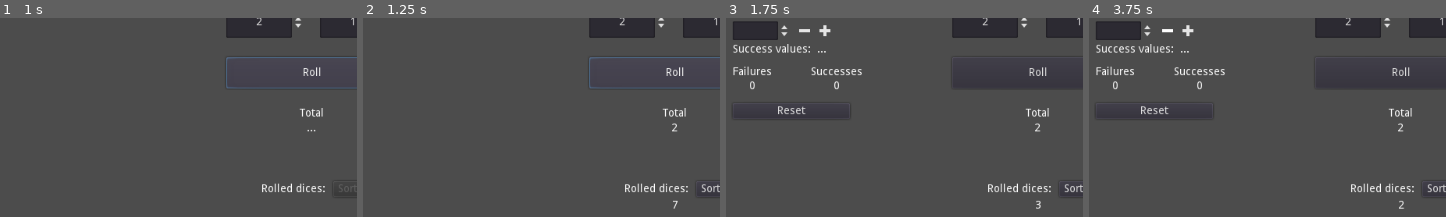
Above: before the commit, frames 1-4 (left to right).
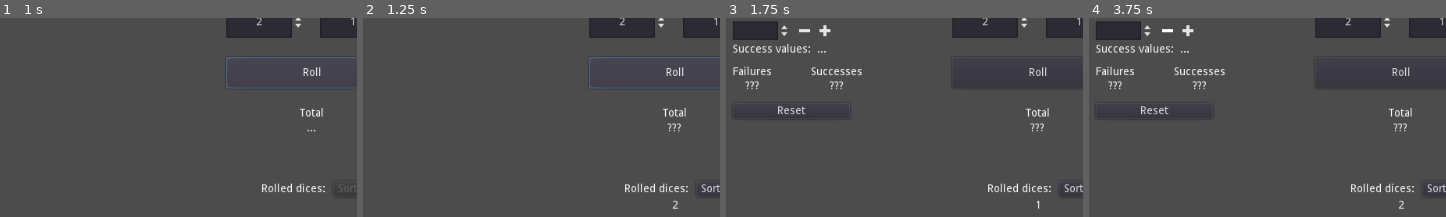
Above: after the commit, the same moments.

Repository: TheAspen/Dice_Roller_2000
Game: Godot game, scene res://Main.tscn
Same seed, same stepped clock (60 frames per second), same inputs: the game is played once before the commit and once after it.
Inputs (mouse positions are % of the whole screen's width and height, from its top left):
- Up to frame 1 (1 s): click "Roll" at 0.5 s
- Up to frame 2 (1.25 s): no input
- Up to frame 3 (1.75 s): click "Open" at 1.25 s
- Up to frame 4 (3.75 s): click (11, 13) at 2 s; click (14, 13) at 2.75 s; click (11, 28) at 3.5 s
The pictures show only the part of the screen within x 0-50%, y 25-75%; the shares and areas given below are measured in that part.

Frame 1 is identical in both runs. In frame 2, 0.1% of the frame differs, in the area x 85-90%, y 52-96%; in frame 3, 0.3%, in the area x 5-90%, y 31-96%; in frame 4, 0.3%.

Commit message:
Continued with the animation roller.

Diff:
--- a/GridScript.gd
+++ b/GridScript.gd
@@ -1,6 +1,7 @@
 extends GridContainer
 
 var labelScript = preload("res://LabelScript.gd")
+var animations = false
 
 # Set color to the result
 # Not in use!
@@ -15,11 +16,12 @@
 		return
 
 # Core function, called from MainScript
-func _createLabels(results: PoolIntArray, failureValues: PoolIntArray, successValues: PoolIntArray):
+func _createLabels(maxValue: int, waitTime: float, results: PoolIntArray, failureValues: PoolIntArray, successValues: PoolIntArray, showAnimations: bool):
+	animations = showAnimations
 	for i in range(results.size()):
 		var node = Label.new()
 		node.set_script(labelScript)
-		node._initLabel(10,results[i], 1, i, failureValues, successValues, results)
+		node._initLabel(maxValue,results[i], waitTime, i, failureValues, successValues, results)
 		add_child(node)
 	# Start showing labels
 	_showLabel(0)
--- a/MainScript.gd
+++ b/MainScript.gd
@@ -9,6 +9,8 @@
 var totalSuccess = 0
 var settingsOpened = false
 var sorter = null
+var resultTotal = 0
+var showAnimations = true
 
 onready var resultGrid = $App/VBoxContainer/RolledDicesArray/ScrollContainer/GridContainer
 onready var resultLabel = $App/VBoxContainer/HBoxContainer/VBoxContainer/CenterContainer/Container/Results/Result
@@ -65,6 +67,7 @@
 	sortButton.disabled = true
 	sortButton.mouse_default_cursor_shape = Control.CURSOR_ARROW
 	sortButton.focus_mode = Control.FOCUS_NONE
+	resultTotal = 0
 
 func _setRollingTextToGrid():
 	var gridText = Label.new()
@@ -72,42 +75,39 @@
 	resultGrid.add_child(gridText)
 
 
+func _hideResultLabels():
+	failureResultValue.text = "???"
+	successResultValue.text = "???"
+	resultLabel.text = "???"
+
+func _showResultLabels():
+	failureResultValue.text = var2str(totalFailures)
+	successResultValue.text = var2str(totalSuccess)
+	resultLabel.text = var2str(resultTotal)
+
 func _on_Roll_pressed():
 	if(allowRoll == false):
 		return
+	# Clear everything
 	_clearAll()
 	#_setRollingTextToGrid()
+	# Wait a bit
 	yield(get_tree().create_timer(0.5), "timeout")
 	var dice = int(diceSpinBox.value)
 	var amount = int(amountSpinBox.value)
-	var result = _rolldice(dice, amount)
-	resultLabel.text = var2str(result)
-
-#	for i in range(results.size()):
-#		var node = Label.new()
-#		# Old implementation for result table
-#		# if(i == 0):
-#		# 	$RolledDicesArray/RollsTable.text = var2str(results[i])
-#		# 	continue
-#		# $RolledDicesArray/RollsTable.text = $RolledDicesArray/RollsTable.text + ", " + var2str(results[i])
-#
-#		# Replace the rolling text with the first result value
-#		# Prevent flicker effect
-#		if(i == 0):
-#			var defaultText = resultGrid.get_child(0)
-#			defaultText.replace_by(node)
-#			defaultText.queue_free()
-#			node.text = var2str(results[i])
-#			_setColorToResult(node,i)
-#			continue
-#		node.text = var2str(results[i]) # <----
-#		_setColorToResult(node,i)
-#		resultGrid.add_child(node)
-	resultGrid._createLabels(results, failureValues, successValues)
+	# Hide total labels
+	_hideResultLabels()
+	# Roll
+	resultTotal = _rolldice(dice, amount)
+	# Start createing result labels
+	resultGrid._createLabels(dice, 1, results, failureValues, successValues, showAnimations)
+	# Check failure and success values (Only for total sums)
 	_checkFailures()
 	_checkSuccess()
-	failureResultValue.text = var2str(totalFailures)
-	successResultValue.text = var2str(totalSuccess)
+	# If animations are set to false, show total results instantly
+	if(!showAnimations):
+		_showResultLabels()
+	# Set some general values
 	allowRoll = true
 	sortButton.disabled = false
 	sortButton.mouse_default_cursor_shape = Control.CURSOR_POINTING_HAND
